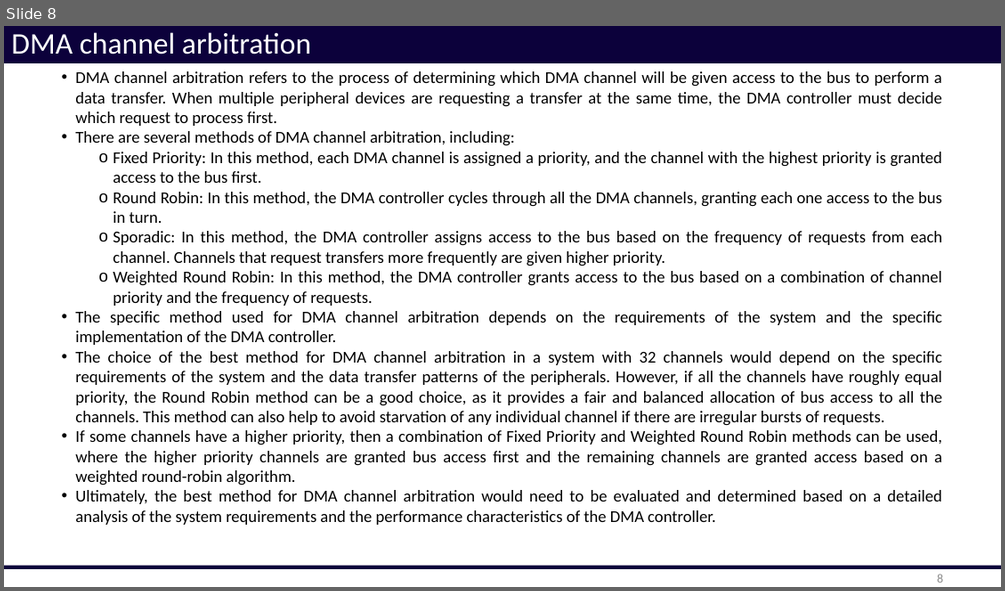
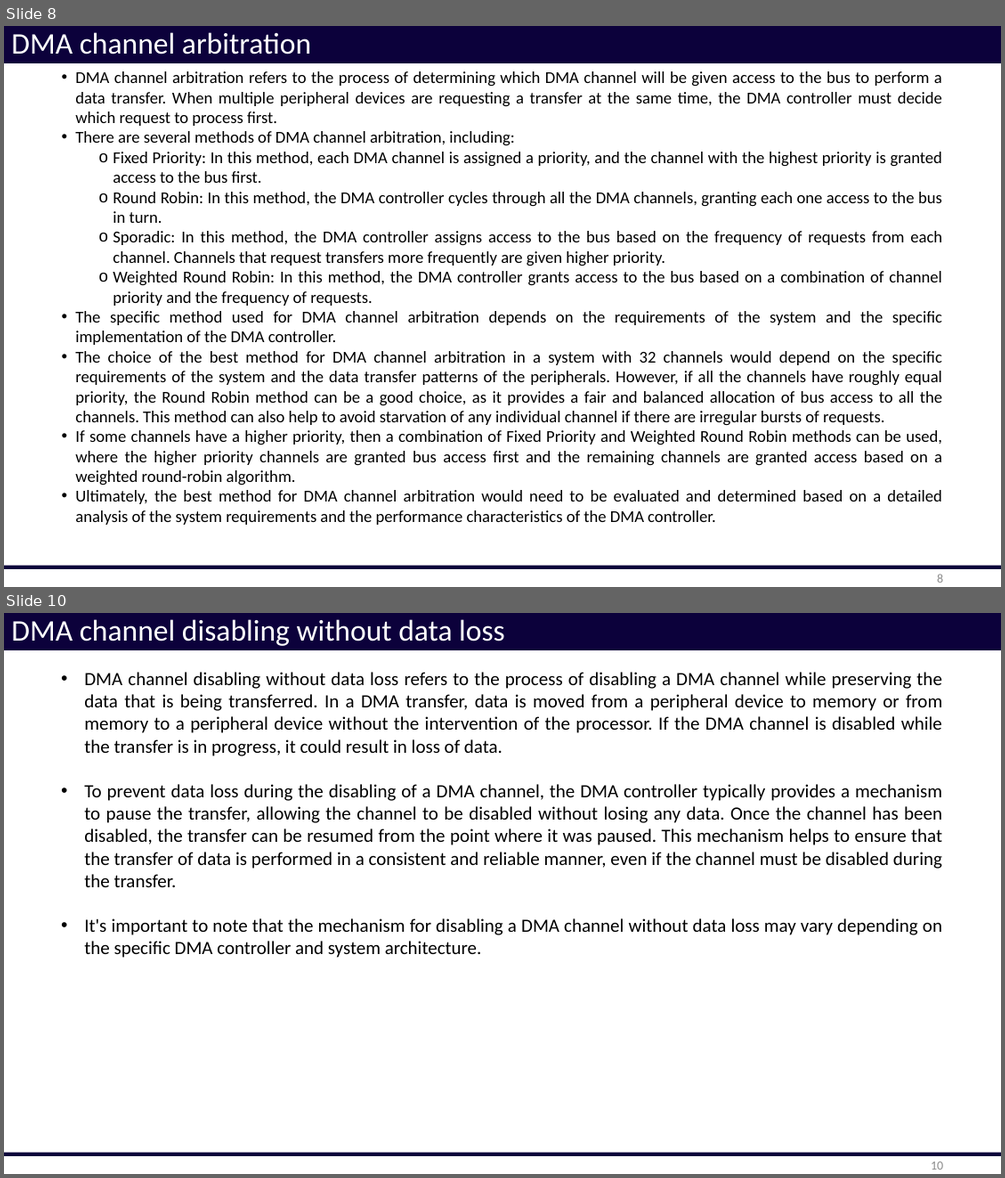
Before and after one commit to phuvg/dma_controller, a slide deck: theory/dma_controller.pptx. Shown one above the other, each under a label of ours: slide 8 before the commit, slides 8 and 10 after it; the slides between them are not shown. The pictures are 1005x591 and 1005x1178 pixels, drawn with LibreOffice and Linux fonts; fonts in the diff are those of the drawing. Boxes give left, top, right and bottom in pixels: in the first picture for what was removed or moved away, otherwise in the second. Text is boxed around its words. In the diff, an @@ line names an element or a change of style, - is before the commit and + after.

Commit message:
add channel disabling without data loss, channel locking, hold function, status indication outputs

```diff
--- a/theory/dma_controller.pptx
+++ b/theory/dma_controller.pptx
@@ slide 10 added at <box>4,613,1001,1174</box>, background #FFFFFF; not listed: 1 template element that a slide beside it also shows @@
@@ title added at <box>4,613,1001,650</box>, fill #0C013B, 28.8 pt, text #FFFFFF @@
+DMA channel disabling without data loss
@@ text added at <box>84,672,942,957</box>, 18 pt, text #000000 @@
+• DMA channel disabling without data loss refers to the process of disabling a DMA channel while preserving the data that is being transferred. In a DMA transfer, data is moved from a peripheral device to memory or from memory to a peripheral device without the intervention of the processor. If the DMA channel is disabled while the transfer is in progress, it could result in loss of data.
+• To prevent data loss during the disabling of a DMA channel, the DMA controller typically provides a mechanism to pause the transfer, allowing the channel to be disabled without losing any data. Once the channel has been disabled, the transfer can be resumed from the point where it was paused. This mechanism helps to ensure that the transfer of data is performed in a consistent and reliable manner, even if the channel must be disabled during the transfer.
+• It's important to note that the mechanism for disabling a DMA channel without data loss may vary depending on the specific DMA controller and system architecture.
@@ page number added at <box>930,1161,943,1169</box>, 12 pt, text #8C8C8C @@
+10
```
Also in this commit, not shown: 3 slides changed, 3 other slides added.
